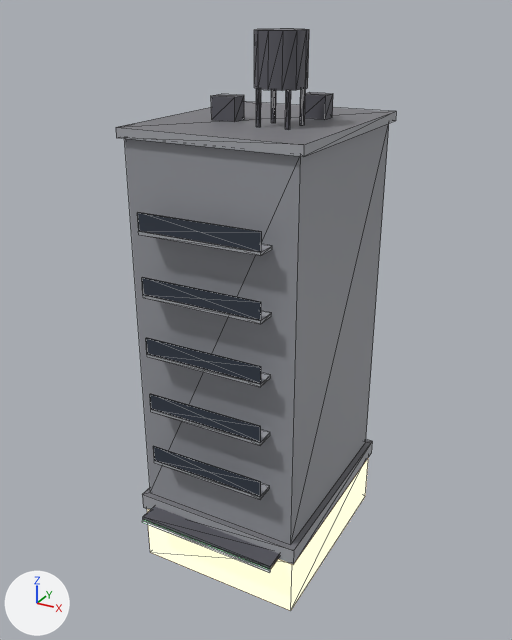
Two versions of the glTF model assets/future/models/neon_city/r1012_balc.glb, one commit apart.
The view is the same before and after, from a 50 mm camera at (18.1, -34.0, 31.8) aimed at (-0.2, -0.8, 15.2). Lighting does not change. The marker at lower left points along +X, +Y and +Z. The older version comes first. Mesh edges are drawn as thin lines. Vertices at exactly the same position are counted once.

Script lines for the objects in view, before the commit:
```python
me_r1012_balc = bpy.data.meshes.new('r1012_balc')
me_r1012_balc.from_pydata(...)  # 200 vertices, 292 faces; spans x -5.2..5.2, y -7.4..6.2, z 0.0..30.9
# faces by material slot: [8, 8, 6, 80, 118, 60, 12]
me_r1012_balc.materials.append(mat_fa_a)  # grey #95979e
me_r1012_balc.materials.append(mat_shop)  # beige #cbb395, glowing beige #ffe1bc
me_r1012_balc.materials.append(mat_roof)  # grey #7c7c81
me_r1012_balc.materials.append(mat_trim)  # grey #a6a8ad
me_r1012_balc.materials.append(mat_metal)  # dark grey #595961
me_r1012_balc.materials.append(mat_glass)  # dark blue #303845
me_r1012_balc.materials.append(mat_neon_l)  # green #a0ffb3, glowing green #a0ffb3
ob_r1012_balc = bpy.data.objects.new('r1012_balc', me_r1012_balc)
ob_r1012_balc.location = (0.0, 0.0, 0.0)
```
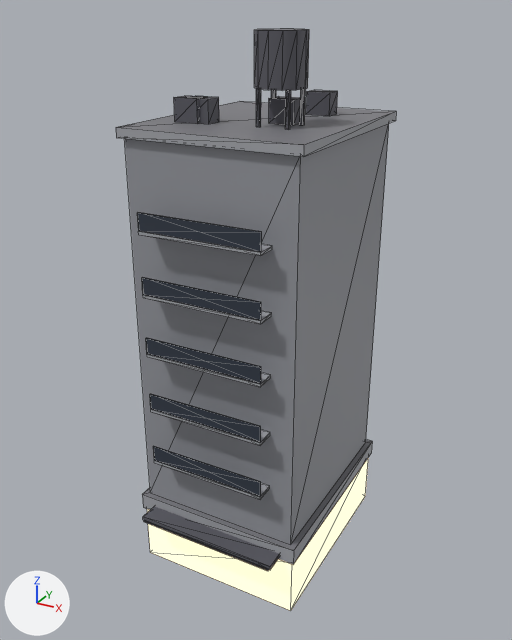
Location of each change, (x1, y1, x2, y2) in pixels of the pictures (512 x 640 px; the box of a moved part takes in the faces that stretch with it):
part 1 of me_r1012_balc, added: after (144, 521, 269, 571)
part 2 of me_r1012_balc, moved or reshaped: before (305, 92, 333, 120); after (269, 96, 300, 125)
part 3 of me_r1012_balc, moved or reshaped: before (211, 94, 244, 122); after (174, 96, 200, 124)
part 4 of me_r1012_balc, added: after (306, 90, 338, 116)
part 5 of me_r1012_balc, added: after (186, 96, 219, 124)
part 6 of me_r1012_balc, deleted: before (142, 520, 271, 573)

The change in detail:
me_r1012_balc is used by ob_r1012_balc; location (0.0, 0.0, 0.0).
me_r1012_balc had 200 vertices, 292 faces and spanned x -5.2..5.2, y -7.4..6.2, z 0.0..30.9.
me_r1012_balc now has 216 vertices, 316 faces and spans x -5.2..5.2, y -7.3..6.2, z 0.0..30.9.
me_r1012_balc part 1: a new loose piece, a box spanning x -4.208..4.208, y -7.335..-7.265, z 3.705..3.775, in mat_metal (dark grey #595961).
me_r1012_balc part 2: the loose piece of 8 vertices spanning x 1.4..2.8, y 1.2..2.2, z 26.5..27.7 is moved by (-0.6, -2.5, 0.0).
me_r1012_balc part 3: the loose piece of 8 vertices spanning x -2.3..-0.9, y -1.7..-0.7, z 26.5..27.7 is moved by (-1.3, -1.5, 0.0).
me_r1012_balc part 4: a new loose piece, a box spanning x 1.1..2.5, y 2.5..3.5, z 26.5..27.7, in mat_metal (dark grey #595961).
me_r1012_balc part 5: a new loose piece, a box spanning x -3.0..-1.6, y -3.1..-2.1, z 26.5..27.7, in mat_metal (dark grey #595961).
me_r1012_balc part 6: the loose piece of 8 vertices spanning x -4.3..4.3, y -7.4..-7.2, z 3.7..3.8 is deleted.
me_r1012_balc no longer uses material mat_neon_l (green #a0ffb3, glowing green #a0ffb3).
